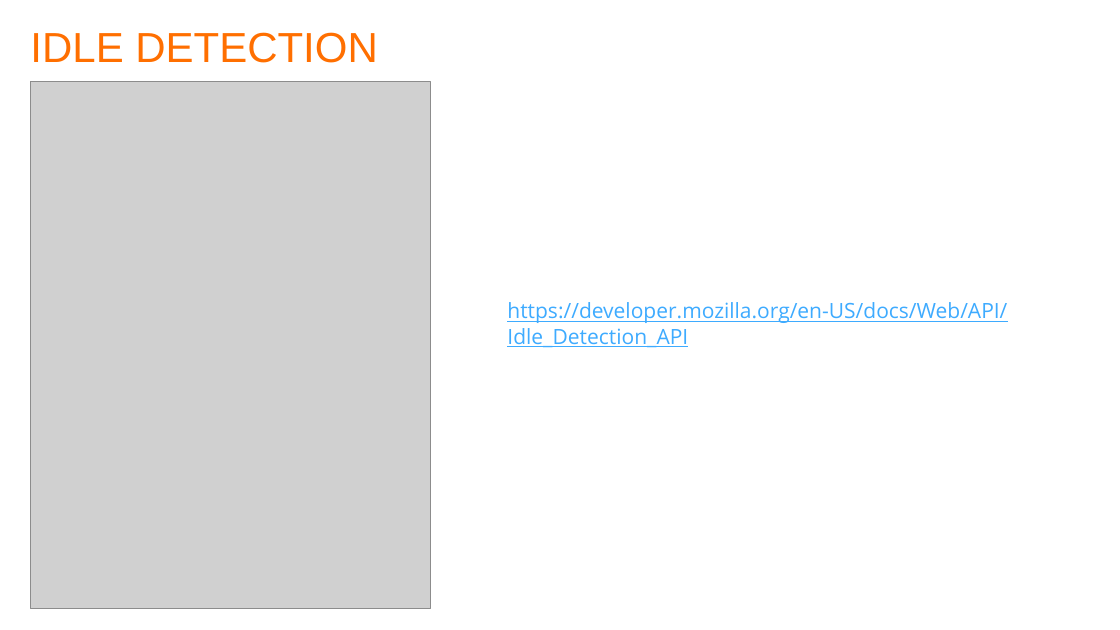
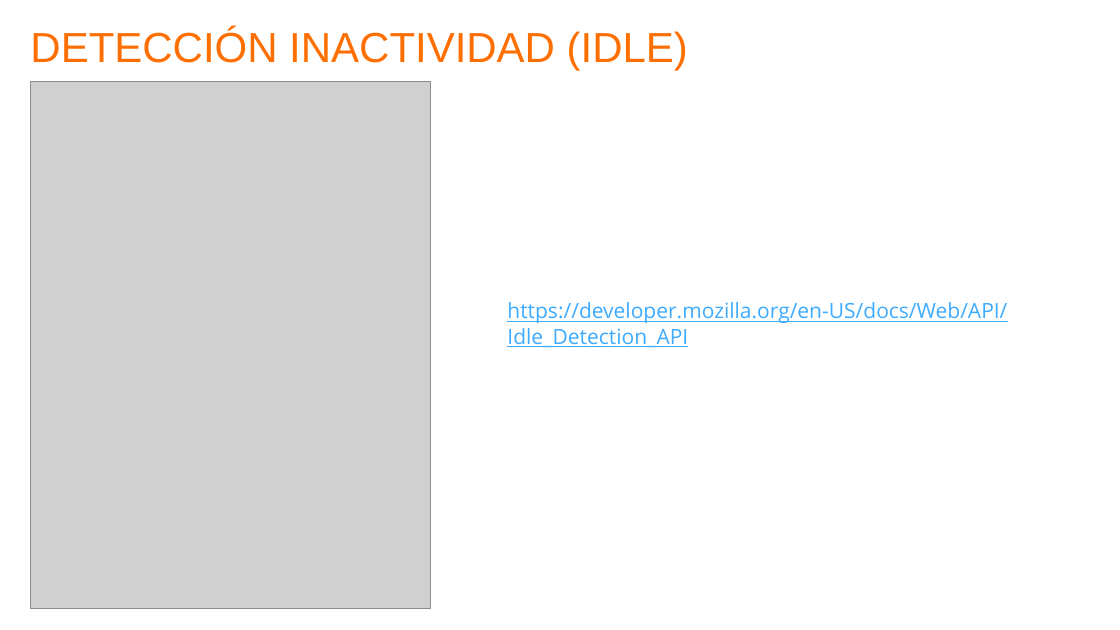
Before and after one commit to matew17/PWA-talk, a slide deck: slide 11 of PWA-Workbox.pptx. Drawn at 1120x630 pixels with LibreOffice and Linux fonts; fonts in the diff are those of the drawing; grey boxes stand for pictures; background and template pictures are left out. Boxes give left, top, right and bottom in pixels: in the first picture for what was removed or moved away, otherwise in the second. Text is boxed around its words. In the diff, an @@ line names an element or a change of style, - is before the commit and + after.

```diff
--- a/PWA-Workbox.pptx
+++ b/PWA-Workbox.pptx
@@ title at box(30, 28, 688, 70): text changed @@
-IDLE DETECTION
+DETECCIÓN INACTIVIDAD (IDLE)
```
Also in this commit, not shown: 6 other slides changed, 1 slide added.
